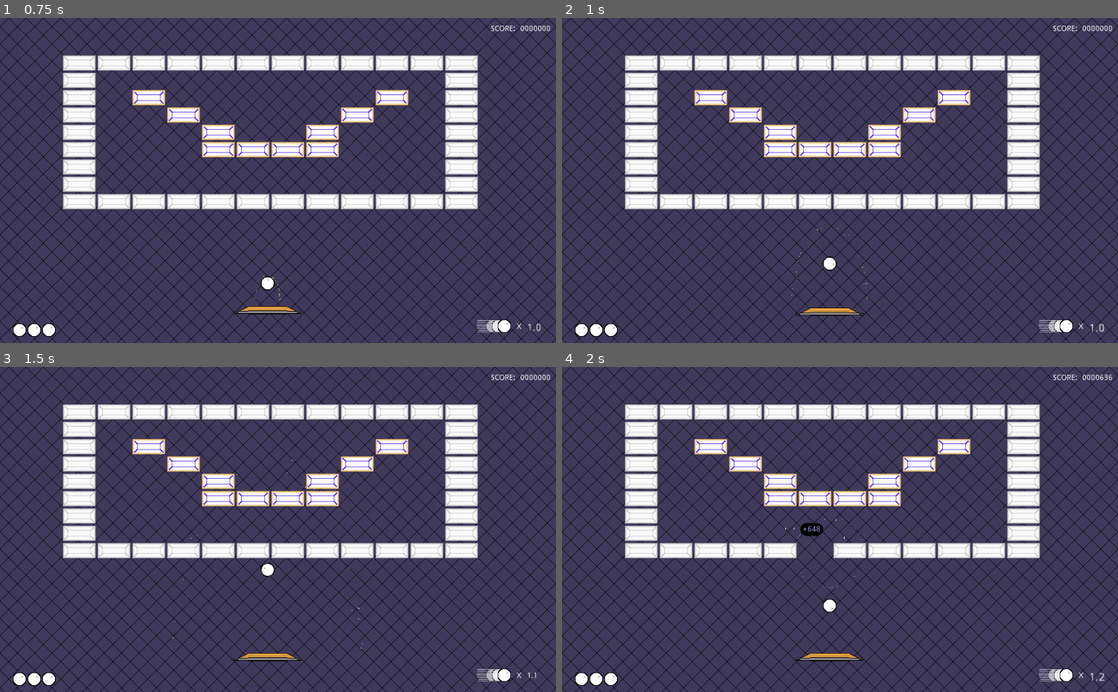
Above: before the commit, frames 1-4 (two rows, left to right).
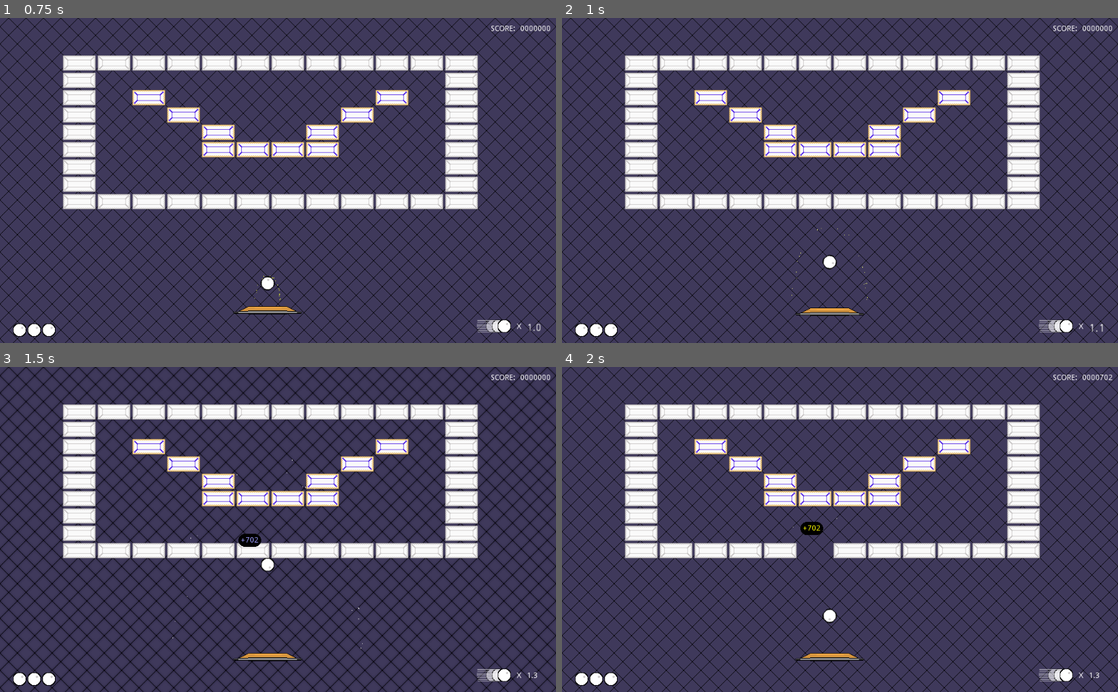
Above: after the commit, the same moments.

Repository: Anatolij-Grigorjev/Breakout4Godot
Game: Godot game, scene res://BreakoutGame.tscn
Two runs of this game, one before a commit and one after it. Both use one fixed random seed, a clock stepped at 60 frames per second and the inputs below.
Inputs (mouse positions are in pixels of both pictures, inside the frame that each line leads up to):
- Up to frame 1 (0.75 s): tap Enter (ui_accept) at 0.5 s; move the mouse to (250, 245) at 0.52 s; hold Up (ui_up) from 0.53 s (still down); tap Alt at 0.6 s; click (250, 245) at 0.67 s
- Up to frame 2 (1 s): keep holding Up (ui_up); tap Enter (ui_accept) at 0.77 s
- Up to frame 3 (1.5 s): release Up (ui_up) at 1.25 s; drag from (444, 578) to (250, 594) at 1.27 s
- Up to frame 4 (2 s): no input

Frame 1 is identical in both runs. In frame 2, less than 0.1% of the frame differs, in the area x 46-98%, y 72-97%; in frame 3, 0.2%; in frame 4, 0.3%, in the area x 40-99%, y 2-97%.

Commit message:
extract speedup cooldown param

Diff:
--- a/game/paddle/Paddle.gd
+++ b/game/paddle/Paddle.gd
@@ -14,6 +14,9 @@
 
 # base amount of travel paddle does recoiling from ball
 export(float) var base_ball_recoil = 7
+
+#cooldown before the ball speedup gets reqeusted while holding key
+export(float) var ball_speedup_cooldown = 0.25
 
 onready var paddle_hit_sparks = $PaddleHitSparks
 onready var tween: Tween = $Tween
@@ -37,6 +40,7 @@
 	if ball_attached:
 		_clamp_ball_on_paddle()
 	sprite_material = $Sprite.material
+	cooldownTimer.wait_time = ball_speedup_cooldown
 	cooldownTimer.connect("timeout", self, "_on_speedup_cooldown_done")
 
 
--- a/game/paddle/Paddle.tscn
+++ b/game/paddle/Paddle.tscn
@@ -71,7 +71,6 @@
 [node name="PaddleHitSparks" parent="." instance=ExtResource( 3 )]
 
 [node name="Timer" type="Timer" parent="."]
-wait_time = 0.5
 
 [node name="AnimationPlayer" type="AnimationPlayer" parent="."]
 anims/RESET = SubResource( 7 )
